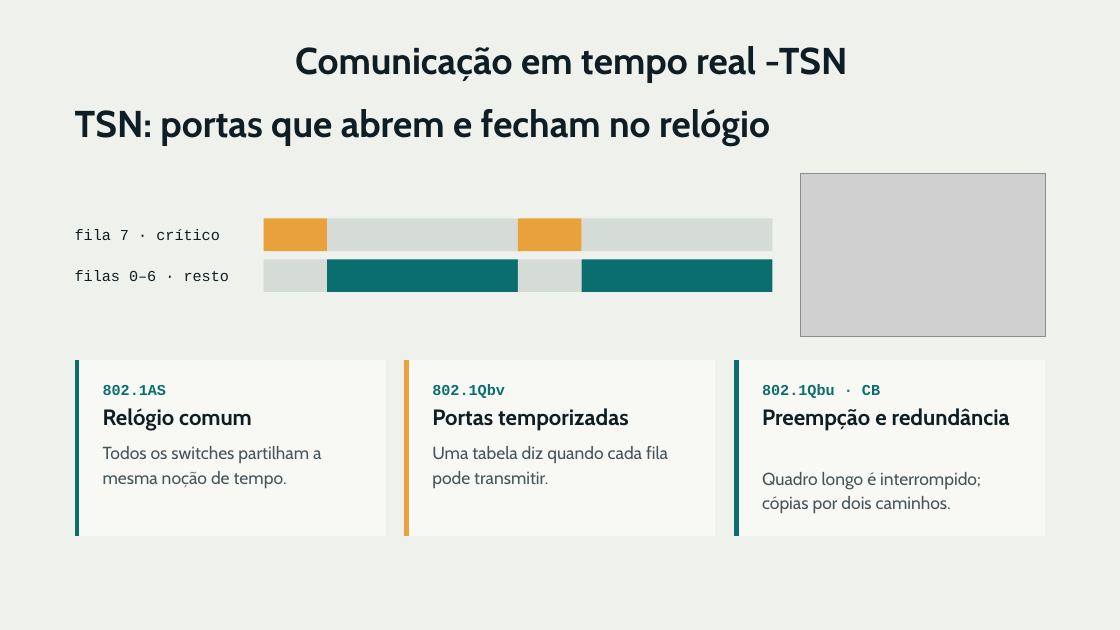
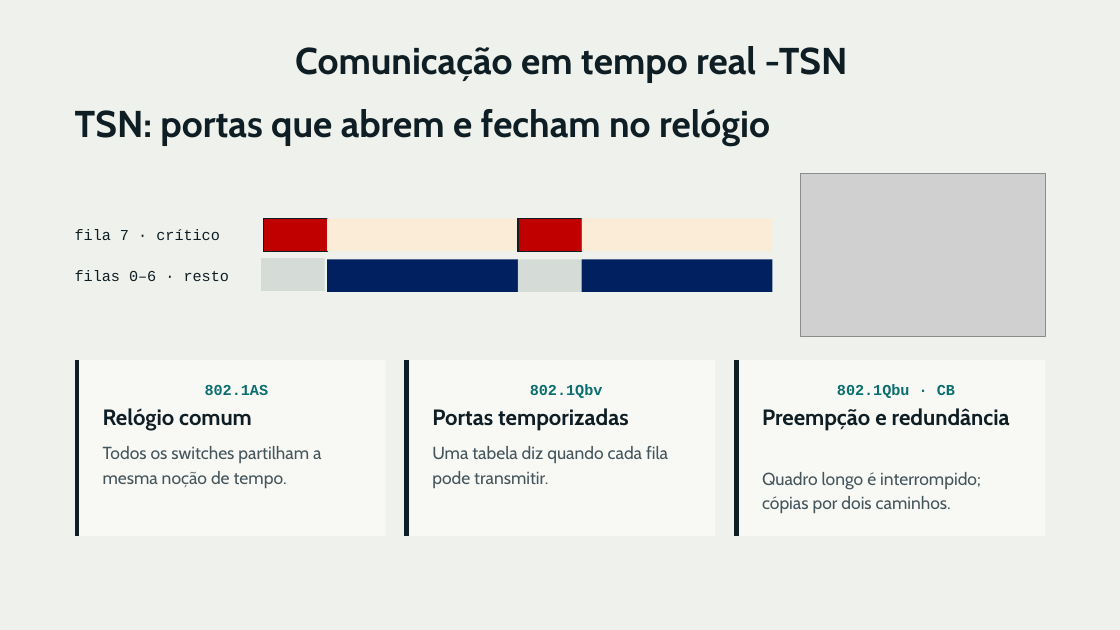
Before and after one commit to Balduino-BD/Trabalho_Distribuido, a slide deck: slide 9 of Apresentação/Sistemas Distribuídos de Tempo Real_Balduino_Felipe.pptx (slide 10 before the commit). Drawn at 1120x630 pixels with LibreOffice and Linux fonts; fonts in the diff are those of the drawing; grey boxes stand for pictures. Boxes give left, top, right and bottom in pixels: in the first picture for what was removed or moved away, otherwise in the second. Text is boxed around its words. In the diff, an @@ line names an element or a change of style, - is before the commit and + after.

```diff
--- a/Apresentação/Sistemas Distribuídos de Tempo Real_Balduino_Felipe.pptx
+++ b/Apresentação/Sistemas Distribuídos de Tempo Real_Balduino_Felipe.pptx
@@ rectangle at <box>264,218,328,251</box>: fill #E9A23B to #C00000; outline none to #0F1E24 1 pt @@
@@ rectangle at <box>328,218,518,251</box>: fill #D5DCD8 to #FBECD8 @@
@@ rectangle at <box>518,218,582,251</box>: fill #E9A23B to #C00000; outline none to #0F1E24 1 pt @@
@@ rectangle at <box>581,218,772,251</box>: fill #D5DCD8 to #FBECD8 @@
@@ rectangle at <box>328,260,518,292</box>: fill #0B6E6E to #002060 @@
@@ rectangle at <box>581,260,772,292</box>: fill #0B6E6E to #002060 @@
@@ line (77, 360) - (77, 536): stroke #0B6E6E 4 pt to #0F1E24 4 pt @@
@@ line (407, 360) - (407, 536): stroke #E9A23B 4 pt to #0F1E24 4 pt @@
@@ line (737, 360) - (737, 536): stroke #0B6E6E 4 pt to #0F1E24 4 pt @@
@@ alignment left to centre in 3 elements at <box>205,385,269,395</box>, <box>530,384,603,398</box>, <box>837,384,955,398</box> @@
```
Also in this commit, not shown: 8 other slides changed, 1 slide removed.
